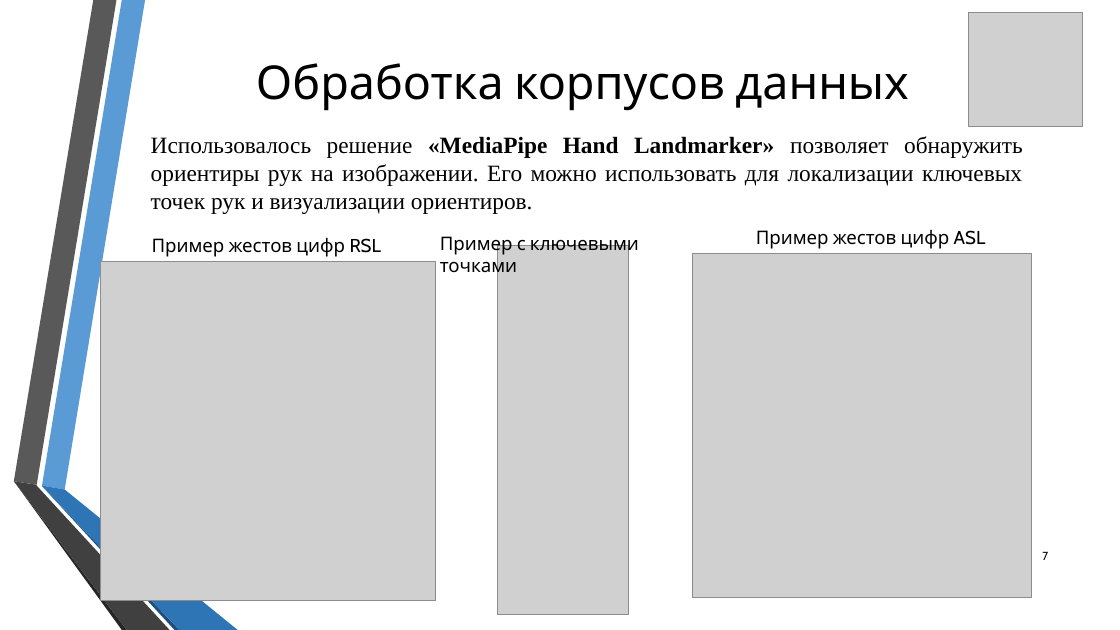
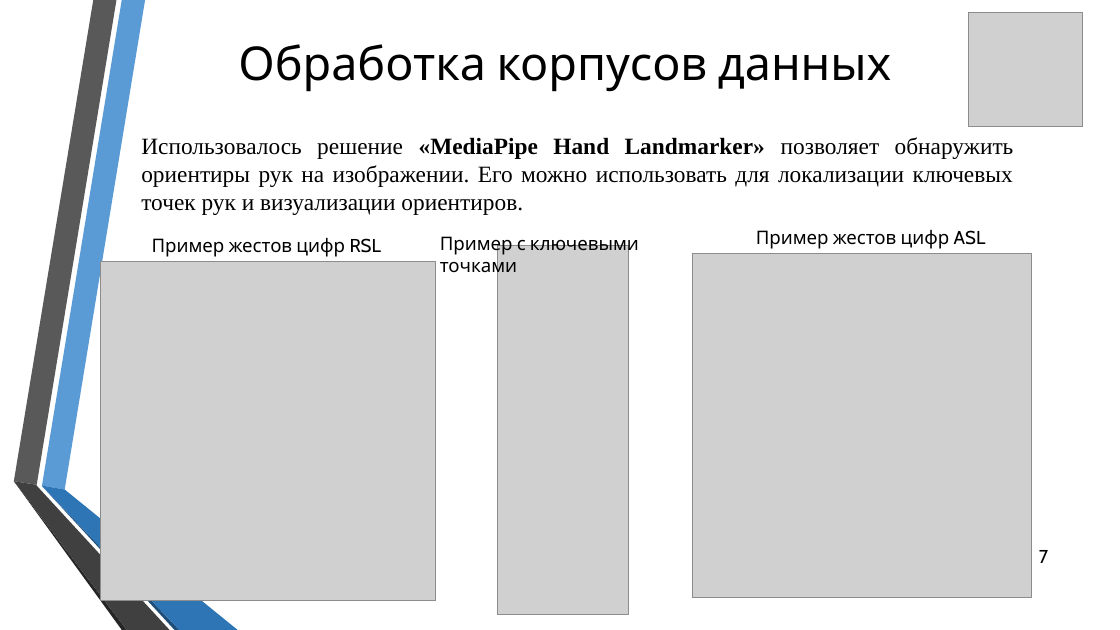
Before and after one commit to Elikul/vkr2, a slide deck: slide 7 of Презентация ВКР (Куликова ИТ-2МО).pptx. Drawn at 1120x630 pixels with LibreOffice and Linux fonts; fonts in the diff are those of the drawing; grey boxes stand for pictures; background and template pictures are left out. Boxes give left, top, right and bottom in pixels: in the first picture for what was removed or moved away, otherwise in the second. Text is boxed around its words. In the diff, an @@ line names an element or a change of style, - is before the commit and + after.

```diff
--- a/Презентация ВКР (Куликова ИТ-2МО).pptx
+++ b/Презентация ВКР (Куликова ИТ-2МО).pptx
@@ title "Обработка корпусов данных": place and size @@
-title "Обработка корпусов данных" at [256,63,908,111]
+title "Обработка корпусов данных" at [238,44,891,92]
@@ text "Использовалось решение «MediaPipe Hand Landmarker» ...": place and size @@
-text "Использовалось решение «MediaPipe Hand Landmarker» ..." at [151,136,1023,214]
+text "Использовалось решение «MediaPipe Hand Landmarker» ..." at [141,137,1014,215]
@@ page number at [1039,550,1048,563]: size 10 to 16 pt @@
```
Also in this commit, not shown: 10 other slides changed, 2 slides added, 5 other files.
